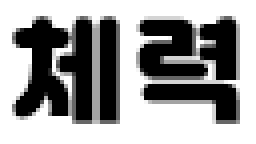
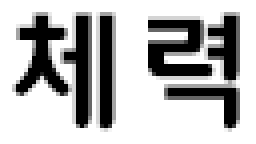
Before/after of a (256, 144) layered artwork. What changed in the layer stack:
painted on "체력" over [12, 12, 240, 132]
